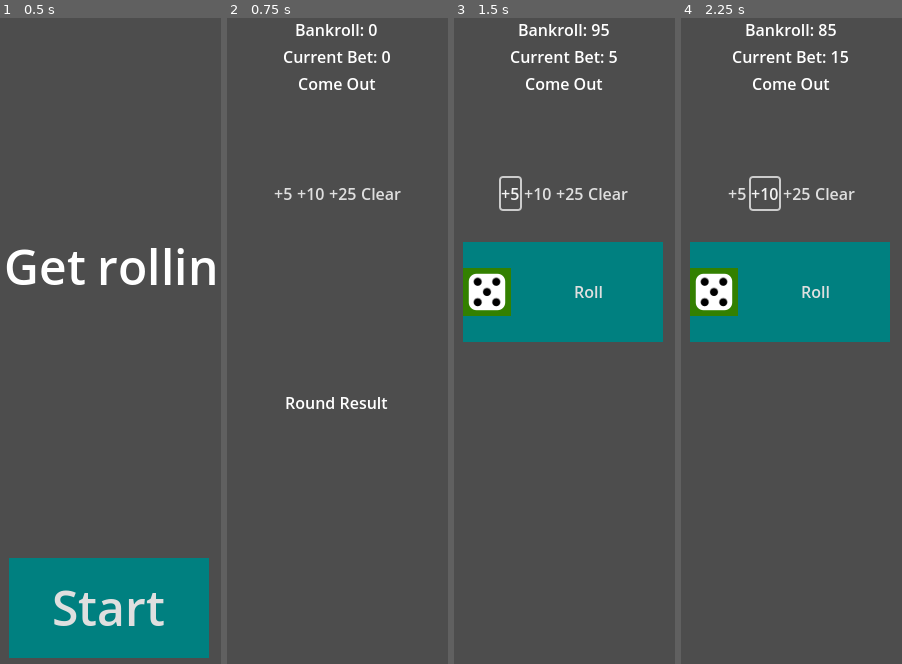
Above: before the commit, frames 1-4 (left to right).
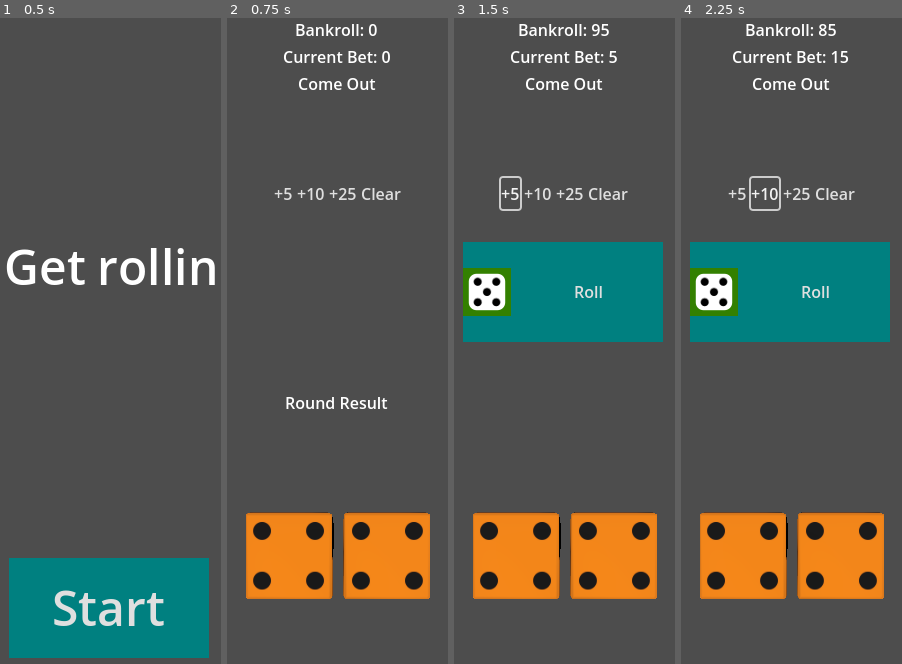
Above: after the commit, the same moments.

Repository: asarenski/godotCraps
Game: Godot game, scene res://src/scenes/main.tscn
Same seed, same stepped clock (60 frames per second), same inputs: the game is played once before the commit and once after it.
Inputs:
- Up to frame 1 (0.5 s): no input
- Up to frame 2 (0.75 s): click "Start" at 0.5 s
- Up to frame 3 (1.5 s): click "+5" at 1.25 s
- Up to frame 4 (2.25 s): click "+10" at 2 s

Frame 1 is identical in both runs. In frame 2, 11% of the frame differs, in the area x 8-92%, y 76-90%; in frame 3, 11%; in frame 4, 11%.

Commit message:
added 3d dice

Diff:
--- a/src/dice_roller/d6_dice/d6_dice.gd
+++ b/src/dice_roller/d6_dice/d6_dice.gd
@@ -11,14 +11,6 @@
 		5: Vector3.BACK,
 		6: Vector3.RIGHT,
 	}
-	highlight_orientation = {
-		1: Vector3.UP,
-		2: Vector3.LEFT,
-		3: Vector3.FORWARD,
-		4: Vector3.RIGHT,
-		5: Vector3.DOWN,
-		6: Vector3.BACK,
-	}
 	super()
 
 func _ready():
--- a/src/dice_roller/d6_dice/d6_dice.tscn
+++ b/src/dice_roller/d6_dice/d6_dice.tscn
@@ -1,10 +1,9 @@
-[gd_scene load_steps=10 format=3 uid="uid://cpqgcxm5wmtqk"]
+[gd_scene load_steps=7 format=3 uid="uid://cpqgcxm5wmtqk"]
 
 [ext_resource type="Script" uid="uid://d4ilg54vngcij" path="res://src/dice_roller/d6_dice/d6_dice.gd" id="1_g48gd"]
 [ext_resource type="PackedScene" uid="uid://x324c2lmewii" path="res://src/dice_roller/d6_dice/d6.glb" id="1_loe3q"]
 [ext_resource type="Texture2D" uid="uid://ch6otp30d2hoj" path="res://src/dice_roller/d6_dice/dice_texture.png" id="2_8nk5g"]
 [ext_resource type="Texture2D" uid="uid://do3xsddtldsbe" path="res://src/dice_roller/d6_dice/dice_normal_map.png" id="4_ss6sl"]
-[ext_resource type="Shader" uid="uid://df1xpf4ssp8kc" path="res://src/dice_roller/d6_dice/highlight_blur.gdshader" id="5_3sv3t"]
 
 [sub_resource type="BoxShape3D" id="BoxShape3D_gfni6"]
 margin = 0.2
@@ -15,18 +14,6 @@
 normal_scale = -10.0
 normal_texture = ExtResource("4_ss6sl")
 
-[sub_resource type="ShaderMaterial" id="ShaderMaterial_3ephm"]
-render_priority = 0
-shader = ExtResource("5_3sv3t")
-shader_parameter/density = 200.0
-shader_parameter/frequency = 1.0
-
-[sub_resource type="QuadMesh" id="QuadMesh_2exy7"]
-material = SubResource("ShaderMaterial_3ephm")
-flip_faces = true
-size = Vector2(2, 2)
-center_offset = Vector3(0, 0, -0.8)
-
 [node name="d6" instance=ExtResource("1_loe3q")]
 script = ExtResource("1_g48gd")
 
@@ -36,11 +23,3 @@
 
 [node name="DiceMesh" parent="." index="1"]
 material_override = SubResource("StandardMaterial3D_8jugr")
-
-[node name="FaceHighligth" type="MeshInstance3D" parent="." index="2"]
-transform = Transform3D(1.1, 0, 0, 0, 1.1, 0, 0, 0, 1.1, 0, 0, 0)
-cast_shadow = 0
-mesh = SubResource("QuadMesh_2exy7")
-skeleton = NodePath("../DiceMesh")
-
-[node name="MeshInstance3D" type="MeshInstance3D" parent="FaceHighligth" index="0"]
--- a/src/dice_roller/dice.gd
+++ b/src/dice_roller/dice.gd
@@ -2,10 +2,8 @@
 extends RigidBody3D
 
 @export var die_color := Color.BROWN
-@onready var original_position := position
 
 var sides = {}
-var highlight_orientation = {}
 
 const dice_size := 2.0
 const dice_density := 10.0
@@ -22,27 +20,17 @@
 	gravity_scale = 10
 	freeze_mode = RigidBody3D.FREEZE_MODE_STATIC
 
-@onready var collider : CollisionShape3D = $Collider
-@onready var highlight_face : Node3D = $FaceHighligth
 @onready var mesh = $DiceMesh
 
-func _adjust_to_size():
-	mass = dice_density * dice_size**3
-	collider.shape.margin = dice_size * 0.1
-
 func _ready():
-	original_position = position
 	mesh.material_override = mesh.material_override.duplicate()
 	mesh.material_override.albedo_color = die_color
-	_adjust_to_size()
+	mass = dice_density * dice_size**3
 	stop()
 
 func stop():
 	freeze = true
 	sleeping = true
-	position = original_position
-	position.y = 5 * dice_size
-	rotation = randf_range(0, 2*PI)*Vector3(1.,1.,1.)
 	linear_velocity = Vector3.ZERO
 	angular_velocity = Vector3.ZERO
 
--- a/src/dice_roller/dice_roller.gd
+++ b/src/dice_roller/dice_roller.gd
@@ -10,10 +10,12 @@
 
 const default_set := {
 	'red': {
-		'color': Color.FIREBRICK,
+		'color': Color.DARK_ORANGE,
+		'position': Vector3(-0.28, 0, 0)
 	},
 	'yellow': {
-		'color': Color.GOLDENROD,
+		'color': Color.DARK_ORANGE,
+		'position': Vector3(0.28, 0, 0)
 	},
 }
 
@@ -45,6 +47,7 @@
 	scene.name = die.name
 	scene.die_color = die.color
 	scene.roll_complete.connect(_on_roll_complete.bind(die.name))
+	scene.position = default_set[die.name].position
 	add_child(scene)
 	dice.append(scene)
 
--- a/src/scenes/main.tscn
+++ b/src/scenes/main.tscn
@@ -160,6 +160,30 @@
 text = "Round Result"
 horizontal_alignment = 1
 
+[node name="SubViewportContainer" type="SubViewportContainer" parent="HUD"]
+top_level = true
+anchors_preset = -1
+anchor_left = 0.5
+anchor_top = 0.714
+anchor_right = 0.5
+anchor_bottom = 0.714
+offset_left = -240.0
+offset_top = -64.08
+offset_right = 240.0
+offset_bottom = 191.92
+
+[node name="RollViewPort" type="SubViewport" parent="HUD/SubViewportContainer"]
+handle_input_locally = false
+size = Vector2i(480, 256)
+render_target_update_mode = 4
+
+[node name="Camera3D" type="Camera3D" parent="HUD/SubViewportContainer/RollViewPort"]
+transform = Transform3D(1, 0, 0, 0, -4.37114e-08, 1, 0, -1, -4.37114e-08, 0, 2, 0)
+fov = 45.0
+
+[node name="DirectionalLight3D" type="DirectionalLight3D" parent="HUD/SubViewportContainer/RollViewPort"]
+transform = Transform3D(1, 0, 0, 0, -4.37114e-08, 1, 0, -1, -4.37114e-08, 0, 2, 0)
+
 [node name="DiceRoller" type="Node" parent="."]
 script = ExtResource("4_5dlwx")
 metadata/_custom_type_script = "uid://cf3y40wpfi08j"
